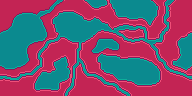
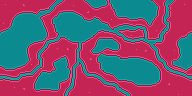
Comparing the layer stacks of the two w=192, h=96 images. Changes:
hid "Layer 4", moved it above "Layer 3" over [0, 0, 185, 95]
painted on "Layer 5" over [0, 0, 185, 95]
showed "Layer 2", painted on it over [0, 0, 185, 95]
